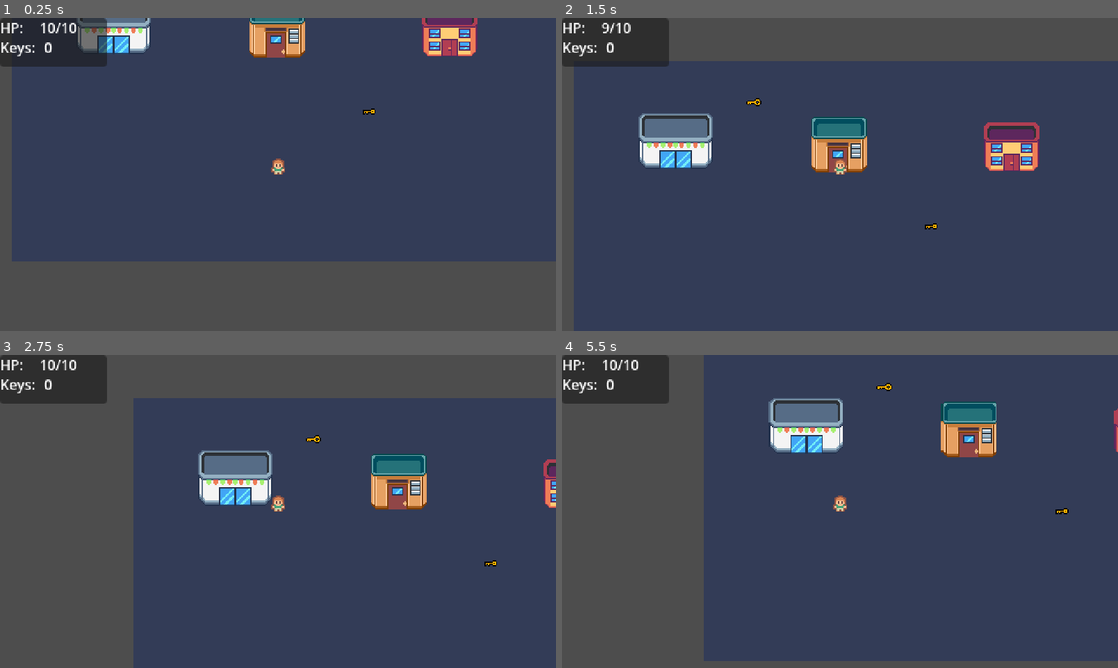
Above: before the commit, frames 1-4 (two rows, left to right).
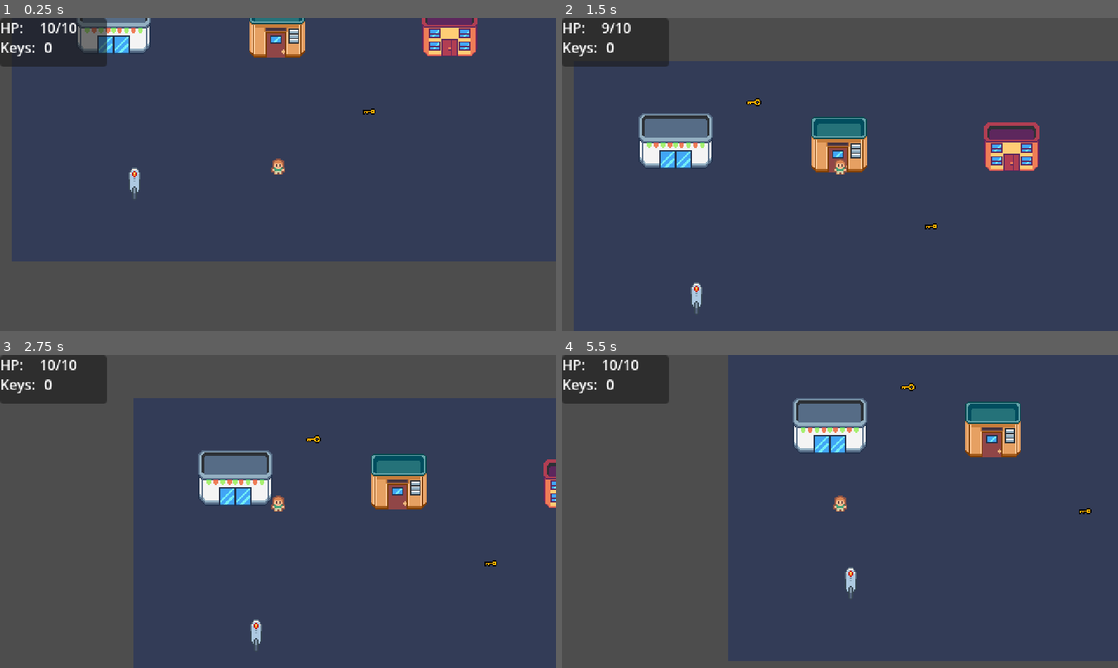
Above: after the commit, the same moments.

Repository: arahmaninov/test-street
Game: Godot game, scene res://scenes/game.tscn
The game is run twice, just before and just after one commit, with the same random seed, the same clock (stepped at 60 frames per second) and the same inputs.
Inputs:
- Up to frame 1 (0.25 s): no input
- Up to frame 2 (1.5 s): tap Enter at 0.5 s; hold E (interact, bound only after the commit) 0.53-1.28 s; hold Up (up) from 0.53 s (still down); tap M (damage) at 1.35 s
- Up to frame 3 (2.75 s): tap E (interact, bound only after the commit) at 1.55, 2.3 s; tap Space at 2 s; release Up (up) at 2.03 s; hold Left (left) from 2.03 s (still down); hold N (heal) from 2.03 s (still down)
- Up to frame 4 (5.5 s): release N (heal) at 2.78 s; tap E (interact, bound only after the commit) at 2.85, 4.55, 5.3 s; release Left (left) at 3.53 s; hold Down (down) 3.53-4.28 s; hold E (interact, bound only after the commit) 3.53-4.28 s; hold Right (right) 4.28-5.03 s; tap M (damage) at 4.35 s; hold Up (up) from 5.03 s (still down); hold N (heal) from 5.03 s (still down)

The runs differ from the first frame. In frame 1, 0.1% of the frame differs, in the area x 23-26%, y 47-58%; in frame 2, 0.1%; in frame 3, 0.1%; in frame 4, 8.9%, in the area x 25-100%, y 0-98%.

Commit message:
add: lamp interaction

Diff:
--- a/project.godot
+++ b/project.godot
@@ -65,6 +65,11 @@
 "events": [Object(InputEventKey,"resource_local_to_scene":false,"resource_name":"","device":-1,"window_id":0,"alt_pressed":false,"shift_pressed":false,"ctrl_pressed":false,"meta_pressed":false,"pressed":false,"keycode":0,"physical_keycode":78,"key_label":0,"unicode":110,"echo":false,"script":null)
 ]
 }
+interact={
+"deadzone": 0.5,
+"events": [Object(InputEventKey,"resource_local_to_scene":false,"resource_name":"","device":-1,"window_id":0,"alt_pressed":false,"shift_pressed":false,"ctrl_pressed":false,"meta_pressed":false,"pressed":false,"keycode":0,"physical_keycode":69,"key_label":0,"unicode":101,"echo":false,"script":null)
+]
+}
 
 [layer_names]
 
@@ -72,6 +77,7 @@
 2d_physics/layer_2="buildings"
 2d_physics/layer_3="door_triggers"
 2d_physics/layer_4="items"
+2d_physics/layer_5="objects"
 
 [rendering]
 
--- a/scenes/game.tscn
+++ b/scenes/game.tscn
@@ -53,3 +53,19 @@
 [node name="KeysData" type="Label" parent="UI/HUD/VBoxContainer/KeysContainer"]
 layout_mode = 2
 theme_override_font_sizes/font_size = 12
+
+[node name="Message" type="Panel" parent="UI"]
+visible = false
+offset_left = 89.0
+offset_top = 239.0
+offset_right = 405.0
+offset_bottom = 263.0
+
+[node name="Label" type="Label" parent="UI/Message"]
+layout_mode = 1
+anchors_preset = 15
+anchor_right = 1.0
+anchor_bottom = 1.0
+grow_horizontal = 2
+grow_vertical = 2
+theme_override_font_sizes/font_size = 12
--- /dev/null
+++ b/scenes/lamp.tscn
@@ -0,0 +1,54 @@
+[gd_scene load_steps=5 format=3 uid="uid://cxble0ne5utg6"]
+
+[ext_resource type="Script" path="res://scripts/lamp.gd" id="1_7nmyu"]
+[ext_resource type="Texture2D" uid="uid://inpr4lqgjqqu" path="res://assets/objects/lamp.png" id="1_kuqph"]
+
+[sub_resource type="RectangleShape2D" id="RectangleShape2D_j8fik"]
+size = Vector2(10, 28)
+
+[sub_resource type="CircleShape2D" id="CircleShape2D_xgipj"]
+radius = 20.025
+
+[node name="Lamp" type="StaticBody2D"]
+collision_layer = 16
+script = ExtResource("1_7nmyu")
+message = "Follow the white rabbit"
+
+[node name="Sprite2D" type="Sprite2D" parent="."]
+texture = ExtResource("1_kuqph")
+
+[node name="CollisionShape2D" type="CollisionShape2D" parent="."]
+shape = SubResource("RectangleShape2D_j8fik")
+
+[node name="Area2D" type="Area2D" parent="."]
+collision_layer = 16
+
+[node name="CollisionShape2D" type="CollisionShape2D" parent="Area2D"]
+shape = SubResource("CircleShape2D_xgipj")
+debug_color = Color(0.870588, 0.117647, 0.8, 0.419608)
+
+[node name="Panel" type="Panel" parent="."]
+visible = false
+offset_left = -10.0
+offset_top = -42.0
+offset_right = 10.0
+offset_bottom = -22.0
+
+[node name="Label" type="Label" parent="Panel"]
+layout_mode = 1
+anchors_preset = 8
+anchor_left = 0.5
+anchor_top = 0.5
+anchor_right = 0.5
+anchor_bottom = 0.5
+offset_left = -4.0
+offset_top = -9.0
+offset_right = 5.0
+offset_bottom = 9.0
+grow_horizontal = 2
+grow_vertical = 2
+theme_override_font_sizes/font_size = 12
+text = "E"
+
+[connection signal="body_entered" from="Area2D" to="." method="_on_area_2d_body_entered"]
+[connection signal="body_exited" from="Area2D" to="." method="_on_area_2d_body_exited"]
--- a/scenes/player.tscn
+++ b/scenes/player.tscn
@@ -8,7 +8,7 @@
 
 [node name="Player" type="CharacterBody2D"]
 y_sort_enabled = true
-collision_mask = 6
+collision_mask = 30
 script = ExtResource("1_u3qea")
 
 [node name="Sprite2D" type="Sprite2D" parent="."]
--- a/scenes/street.tscn
+++ b/scenes/street.tscn
@@ -7,6 +7,7 @@
 [ext_resource type="PackedScene" uid="uid://vu3b2lfd43hg" path="res://scenes/shop_key.tscn" id="5_6giac"]
 [ext_resource type="PackedScene" uid="uid://ua8sa50t8r0a" path="res://scenes/house_key.tscn" id="6_bydo3"]
 [ext_resource type="PackedScene" uid="uid://b7iytyv57hylv" path="res://scenes/empty_building.tscn" id="7_l87rh"]
+[ext_resource type="PackedScene" uid="uid://cxble0ne5utg6" path="res://scenes/lamp.tscn" id="8_2xvci"]
 
 [sub_resource type="TileSetAtlasSource" id="TileSetAtlasSource_jr6c8"]
 texture = ExtResource("1_7f13g")
@@ -1842,3 +1843,6 @@
 
 [node name="EmptyBuilding" parent="." instance=ExtResource("7_l87rh")]
 position = Vector2(379, 75)
+
+[node name="Lamp" parent="." instance=ExtResource("8_2xvci")]
+position = Vector2(107, 206)
--- a/scripts/Player.gd
+++ b/scripts/Player.gd
@@ -3,6 +3,7 @@
 
 signal health_changed
 signal keys_changed
+signal interacted_with_object(message: String)
 
 @export var speed: float = 150.0
 @export var health: int:
@@ -12,12 +13,22 @@
 var keys: int = 0:
 	set = set_keys
 
+var object_to_interact: StaticBody2D
 
 func _ready() -> void:
 	health = max_health
 
 
 func _input(event: InputEvent) -> void:
+	if event.is_action_pressed("interact"):
+		if object_to_interact != null:
+			print("I'm interacting with " + str(object_to_interact.name))
+			print(object_to_interact.message)
+			interacted_with_object.emit(object_to_interact.message)
+		else:
+			print("NOthing to interact with")
+
+
 	if event.is_action_pressed("damage"):
 		health -= 1
 	if event.is_action_pressed("heal"):
--- a/scripts/UI.gd
+++ b/scripts/UI.gd
@@ -8,6 +8,7 @@
 func _ready() -> void:
 	player.health_changed.connect(show_player_health)
 	player.keys_changed.connect(show_player_keys)
+	player.interacted_with_object.connect(show_message)
 	show_player_health()
 	show_player_keys()
 
@@ -18,3 +19,11 @@
 
 func show_player_keys() -> void:
 	keys_data.text = str(player.keys)
+
+
+func show_message(message: String) -> void:
+	$Message.visible = true
+	$Message/Label.text = message
+	await get_tree().create_timer(2.0).timeout
+	$Message/Label.text = ""
+	$Message.visible = false
--- /dev/null
+++ b/scripts/lamp.gd
@@ -0,0 +1,16 @@
+extends StaticBody2D
+
+@export var message: String
+@onready var panel: Panel = $Panel
+
+
+func _on_area_2d_body_entered(body: Node2D) -> void:
+	if body is Player:
+		panel.visible = true
+		body.object_to_interact = self
+
+
+func _on_area_2d_body_exited(body: Node2D) -> void:
+	if body is Player:
+		panel.visible = false
+		body.object_to_interact = null
Binary file added: assets/objects/lamp.png
Not shown, added: assets/objects/lamp.png.import
Not shown: 1 places in scenes/street.tscn that only renumber resources
